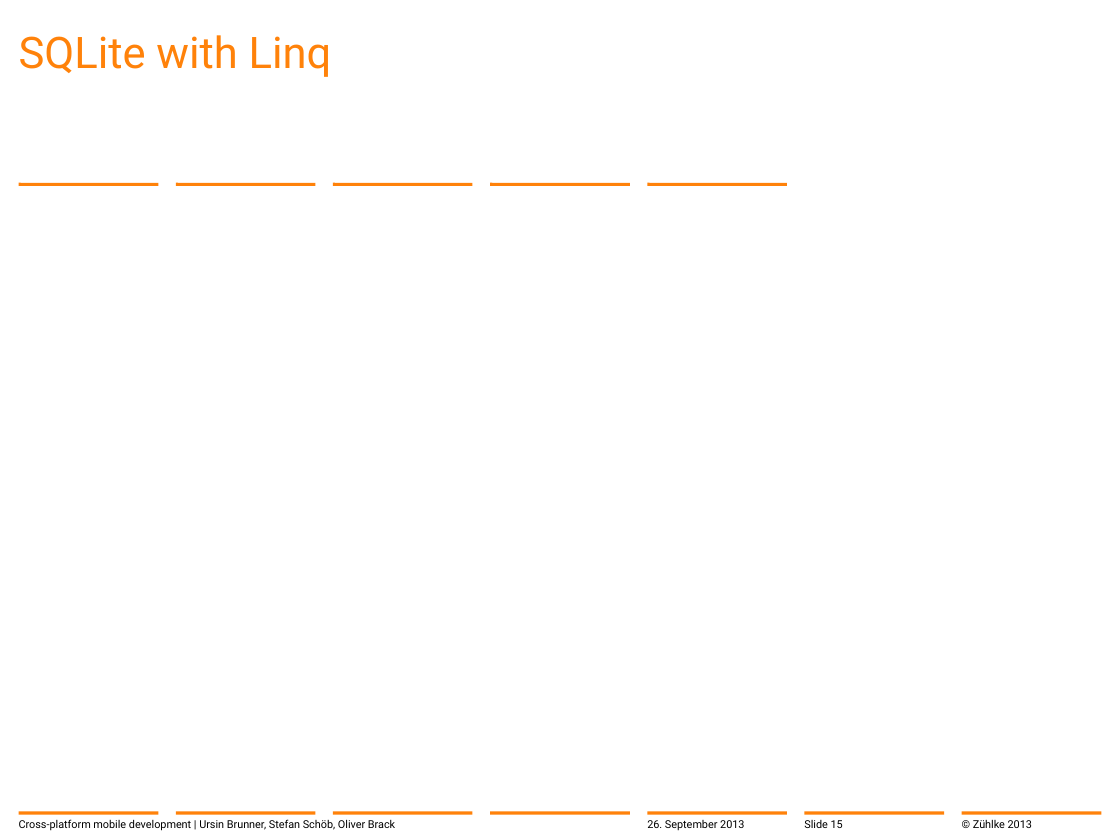
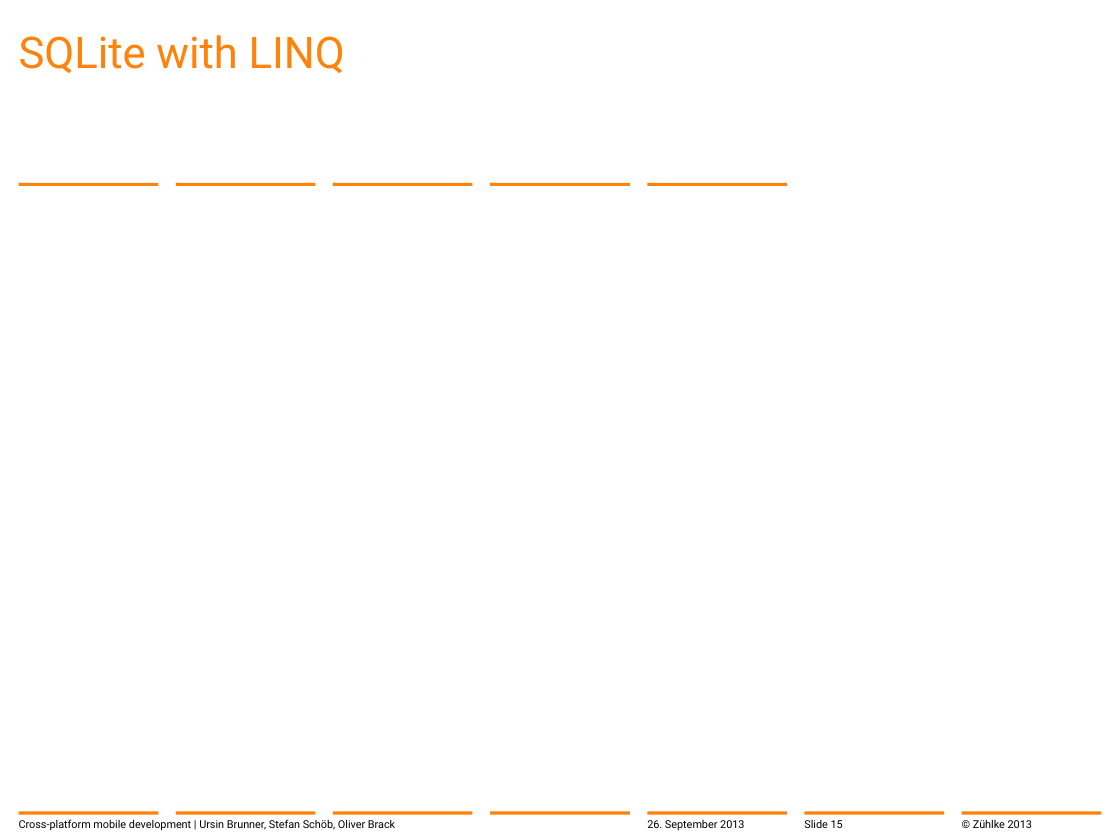
Before and after one commit to brunnurs/zxm, a slide deck: slide 15 of docs/13-09-26 Cross-platform mobile development with C#.pptx. Drawn at 1120x840 pixels with LibreOffice and Linux fonts; fonts in the diff are those of the drawing; background and template pictures are left out. Boxes give left, top, right and bottom in pixels: in the first picture for what was removed or moved away, otherwise in the second. Text is boxed around its words. In the diff, an @@ line names an element or a change of style, - is before the commit and + after.

```diff
--- a/docs/13-09-26 Cross-platform mobile development with C#.pptx
+++ b/docs/13-09-26 Cross-platform mobile development with C#.pptx
@@ title at box(19, 35, 345, 73): text changed @@
-SQLite with Linq
+SQLite with LINQ
```
Also in this commit, not shown: 5 other slides changed.
